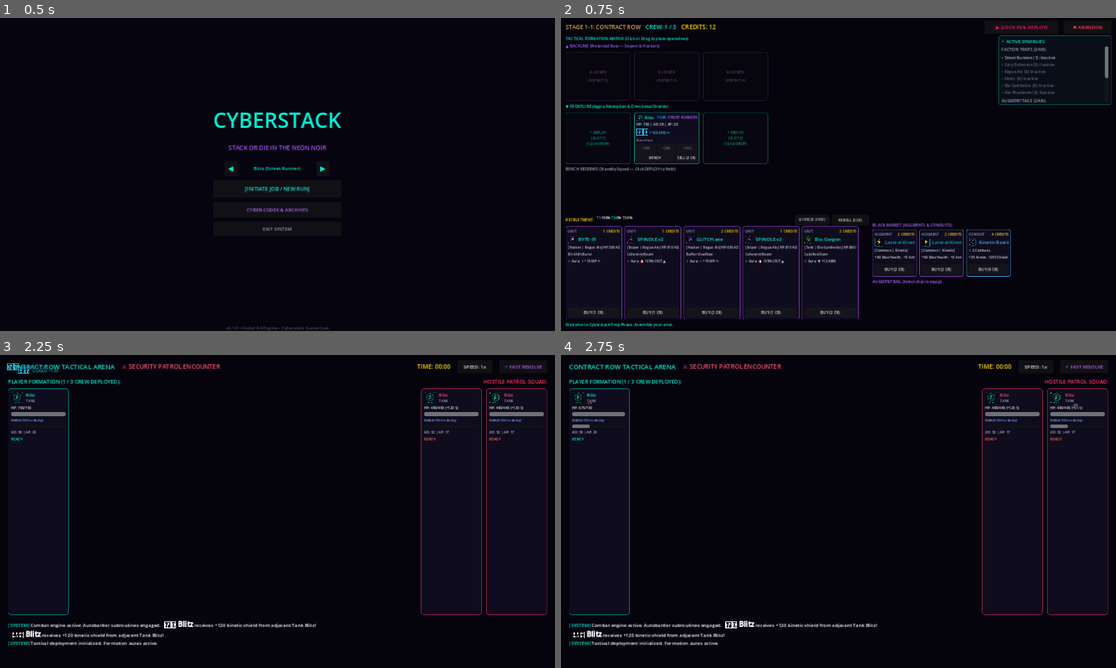
Above: before the commit, frames 1-4 (two rows, left to right).
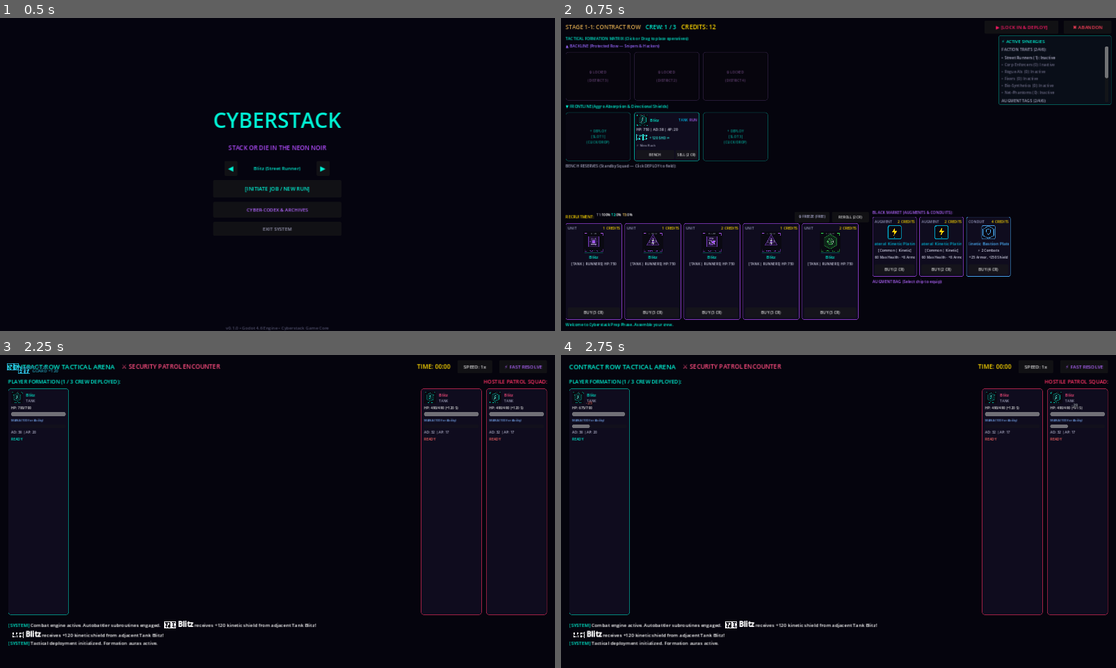
Above: after the commit, the same moments.

Repository: TheStickface/Cyberstack
Game: Godot game, scene res://src/ui/screens/Main.tscn
Two runs of this game, one before a commit and one after it. Both use one fixed random seed, a clock stepped at 60 frames per second and the inputs below.
Inputs:
- Up to frame 1 (0.5 s): no input
- Up to frame 2 (0.75 s): click "[INITIATE JOB / NEW RUN]" at 0.5 s
- Up to frame 3 (2.25 s): click "▶ [LOCK IN & DEPLOY]" at 1.25 s; click "ENTER COMBAT [⚔ FIGHT]" at 2 s
- Up to frame 4 (2.75 s): no input

Frame 1 is identical in both runs. In frame 2, 5.1% of the frame differs, in the area x 0-82%, y 30-97%; in frame 3, less than 0.1%; in frame 4, less than 0.1%.
Error before the commit: Invalid call. Nonexistent function 'to_local' in base 'Control (TacticalTetherOverlay)'. (res://src/ui/screens/CombatMockArena.gd:113)
Error after the commit: Invalid access to property or key 'tier' on a base object of type 'Resource (UnitResource)'. (res://src/ui/components/OperativeCard.gd:394)

Commit message:
feat(ui): add 48x48 framed portrait to shop cards and enlarged 28x28 portrait on operative cards

Diff:
--- a/src/ui/components/OperativeCard.gd
+++ b/src/ui/components/OperativeCard.gd
@@ -20,6 +20,7 @@
 var default_style: StyleBoxFlat = null
 
 @onready var portrait_icon: TextureRect = $Margin/VBox/Header/PortraitIcon
+@onready var portrait_frame: Panel = get_node_or_null("Margin/VBox/Header/PortraitIcon/Frame")
 @onready var name_label: Label = $Margin/VBox/Header/NameLabel
 @onready var role_badge: Label = $Margin/VBox/Header/RoleBadge
 @onready var faction_badge: Label = $Margin/VBox/Header/FactionBadge
@@ -388,6 +389,24 @@
 	if portrait_icon:
 		portrait_icon.texture = res.portrait
 		portrait_icon.visible = res.portrait != null
+	if portrait_frame:
+		var border_col = Color(0, 0.95, 0.83, 0.6)
+		if res.tier == 2:
+			border_col = Color(0.2, 0.7, 1.0, 0.8)
+		elif res.tier >= 3:
+			border_col = Color(1.0, 0.85, 0.0, 0.9)
+		var frame_style = StyleBoxFlat.new()
+		frame_style.bg_color = Color(0.04, 0.03, 0.08, 0.85)
+		frame_style.border_width_left = 1
+		frame_style.border_width_top = 1
+		frame_style.border_width_right = 1
+		frame_style.border_width_bottom = 1
+		frame_style.border_color = border_col
+		frame_style.corner_radius_top_left = 3
+		frame_style.corner_radius_top_right = 3
+		frame_style.corner_radius_bottom_right = 3
+		frame_style.corner_radius_bottom_left = 3
+		portrait_frame.add_theme_stylebox_override("panel", frame_style)
 
 	if name_label:
 		if unit_instance.star_level == 1:
--- a/src/ui/components/OperativeCard.tscn
+++ b/src/ui/components/OperativeCard.tscn
@@ -1,6 +1,18 @@
-[gd_scene load_steps=3 format=3]
+[gd_scene load_steps=4 format=3]
 
 [ext_resource type="Script" path="res://src/ui/components/OperativeCard.gd" id="1_card"]
+
+[sub_resource type="StyleBoxFlat" id="StyleBoxFlat_op_frame"]
+bg_color = Color(0.04, 0.03, 0.08, 0.85)
+border_width_left = 1
+border_width_top = 1
+border_width_right = 1
+border_width_bottom = 1
+border_color = Color(0, 0.95, 0.83, 0.6)
+corner_radius_top_left = 3
+corner_radius_top_right = 3
+corner_radius_bottom_right = 3
+corner_radius_bottom_left = 3
 
 [sub_resource type="StyleBoxFlat" id="StyleBoxFlat_card"]
 bg_color = Color(0.06, 0.05, 0.12, 0.95)
@@ -38,11 +50,22 @@
 theme_override_constants/separation = 3
 
 [node name="PortraitIcon" type="TextureRect" parent="Margin/VBox/Header"]
-custom_minimum_size = Vector2(16, 16)
+custom_minimum_size = Vector2(28, 28)
 layout_mode = 2
 size_flags_vertical = 4
 expand_mode = 1
 stretch_mode = 5
+
+[node name="Frame" type="Panel" parent="Margin/VBox/Header/PortraitIcon"]
+show_behind_parent = true
+layout_mode = 1
+anchors_preset = 15
+anchor_right = 1.0
+anchor_bottom = 1.0
+grow_horizontal = 2
+grow_vertical = 2
+mouse_filter = 2
+theme_override_styles/panel = SubResource("StyleBoxFlat_op_frame")
 
 [node name="NameLabel" type="Label" parent="Margin/VBox/Header"]
 layout_mode = 2
--- a/src/ui/components/ShopSlotCard.gd
+++ b/src/ui/components/ShopSlotCard.gd
@@ -15,6 +15,7 @@
 @onready var type_label: Label = $Margin/VBox/Header/TypeLabel
 @onready var cost_label: Label = $Margin/VBox/Header/CostLabel
 @onready var icon_rect: TextureRect = $Margin/VBox/NameRow/IconRect
+@onready var icon_frame: Panel = get_node_or_null("Margin/VBox/NameRow/IconRect/Frame")
 @onready var name_label: Label = $Margin/VBox/NameRow/NameLabel
 @onready var details_label: Label = $Margin/VBox/DetailsLabel
 @onready var buy_btn: Button = $Margin/VBox/BuyBtn
@@ -96,11 +97,19 @@
 		cost_label.add_theme_color_override("font_color", Color(1, 0.85, 0) if player_gold >= cost else Color(0.9, 0.2, 0.2))
 
 	if item_type == "unit":
-		custom_minimum_size = Vector2(130, 118)
+		custom_minimum_size = Vector2(130, 140)
 		var unit_res = res as UnitResource
 		if icon_rect:
+			icon_rect.custom_minimum_size = Vector2(48, 48)
 			icon_rect.texture = unit_res.portrait
 			icon_rect.visible = unit_res.portrait != null
+		if icon_frame:
+			var border_col = Color(0, 0.95, 0.83, 0.6)
+			if unit_res.tier == 2:
+				border_col = Color(0.2, 0.7, 1.0, 0.8)
+			elif unit_res.tier >= 3:
+				border_col = Color(1.0, 0.85, 0.0, 0.9)
+			_set_frame_border(icon_frame, border_col)
 		if name_label:
 			name_label.text = unit_res.display_name
 			name_label.add_theme_color_override("font_color", Color(0, 0.95, 0.83))
@@ -116,11 +125,14 @@
 				formation_line
 			]
 	elif item_type == "augment":
-		custom_minimum_size = Vector2(102, 88)
+		custom_minimum_size = Vector2(102, 92)
 		var aug_res = res as AugmentResource
 		if icon_rect:
+			icon_rect.custom_minimum_size = Vector2(32, 32)
 			icon_rect.texture = aug_res.icon
 			icon_rect.visible = aug_res.icon != null
+		if icon_frame:
+			_set_frame_border(icon_frame, Color(aug_res.get_tier_color_hex()))
 		if name_label:
 			name_label.text = aug_res.display_name
 			name_label.add_theme_color_override("font_color", Color(aug_res.get_tier_color_hex()))
@@ -136,11 +148,14 @@
 				" · ".join(aug_res.get_stat_lines())
 			]
 	elif item_type == "conduit":
-		custom_minimum_size = Vector2(102, 88)
+		custom_minimum_size = Vector2(102, 92)
 		var cond_res = res as ConduitResource
 		if icon_rect:
+			icon_rect.custom_minimum_size = Vector2(32, 32)
 			icon_rect.texture = cond_res.icon
 			icon_rect.visible = cond_res.icon != null
+		if icon_frame:
+			_set_frame_border(icon_frame, cond_res.theme_color)
 		if name_label:
 			name_label.text = cond_res.display_name
 			name_label.add_theme_color_override("font_color", cond_res.theme_color)
@@ -178,3 +193,17 @@
 
 func _on_mouse_exited() -> void:
 	card_mouse_exited.emit()
+
+func _set_frame_border(p_frame: Panel, p_color: Color) -> void:
+	var style = StyleBoxFlat.new()
+	style.bg_color = Color(0.04, 0.03, 0.08, 0.9)
+	style.border_width_left = 1
+	style.border_width_top = 1
+	style.border_width_right = 1
+	style.border_width_bottom = 1
+	style.border_color = p_color
+	style.corner_radius_top_left = 3
+	style.corner_radius_top_right = 3
+	style.corner_radius_bottom_right = 3
+	style.corner_radius_bottom_left = 3
+	p_frame.add_theme_stylebox_override("panel", style)
--- a/src/ui/components/ShopSlotCard.tscn
+++ b/src/ui/components/ShopSlotCard.tscn
@@ -14,10 +14,22 @@
 corner_radius_bottom_right = 4
 corner_radius_bottom_left = 4
 
+[sub_resource type="StyleBoxFlat" id="StyleBoxFlat_icon_frame"]
+bg_color = Color(0.04, 0.03, 0.08, 0.9)
+border_width_left = 1
+border_width_top = 1
+border_width_right = 1
+border_width_bottom = 1
+border_color = Color(0, 0.95, 0.83, 0.6)
+corner_radius_top_left = 3
+corner_radius_top_right = 3
+corner_radius_bottom_right = 3
+corner_radius_bottom_left = 3
+
 [node name="ShopSlotCard" type="PanelContainer"]
-custom_minimum_size = Vector2(130, 118)
+custom_minimum_size = Vector2(130, 140)
 offset_right = 130.0
-offset_bottom = 118.0
+offset_bottom = 140.0
 mouse_filter = 0
 theme_override_styles/panel = SubResource("StyleBoxFlat_shop_slot")
 script = ExtResource("1_slot")
@@ -50,23 +62,36 @@
 text = "3 CREDITS"
 horizontal_alignment = 2
 
-[node name="NameRow" type="HBoxContainer" parent="Margin/VBox"]
+[node name="NameRow" type="VBoxContainer" parent="Margin/VBox"]
 layout_mode = 2
-theme_override_constants/separation = 4
+theme_override_constants/separation = 2
 
 [node name="IconRect" type="TextureRect" parent="Margin/VBox/NameRow"]
-custom_minimum_size = Vector2(20, 20)
+custom_minimum_size = Vector2(48, 48)
 layout_mode = 2
+size_flags_horizontal = 4
 size_flags_vertical = 4
 expand_mode = 1
 stretch_mode = 5
+
+[node name="Frame" type="Panel" parent="Margin/VBox/NameRow/IconRect"]
+show_behind_parent = true
+layout_mode = 1
+anchors_preset = 15
+anchor_right = 1.0
+anchor_bottom = 1.0
+grow_horizontal = 2
+grow_vertical = 2
+mouse_filter = 2
+theme_override_styles/panel = SubResource("StyleBoxFlat_icon_frame")
 
 [node name="NameLabel" type="Label" parent="Margin/VBox/NameRow"]
 layout_mode = 2
 size_flags_horizontal = 3
 theme_override_colors/font_color = Color(0, 0.95, 0.83, 1)
-theme_override_font_sizes/font_size = 11
+theme_override_font_sizes/font_size = 10
 text = "Blitz"
+horizontal_alignment = 1
 clip_text = true
 
 [node name="DetailsLabel" type="Label" parent="Margin/VBox"]
@@ -75,6 +100,7 @@
 theme_override_colors/font_color = Color(0.8, 0.8, 0.88, 1)
 theme_override_font_sizes/font_size = 8
 text = "[TANK | RUNNERS] HP: 750"
+horizontal_alignment = 1
 clip_text = true
 
 [node name="BuyBtn" type="Button" parent="Margin/VBox"]
Not shown: 1 places in src/ui/components/ShopSlotCard.tscn that only renumber resources
